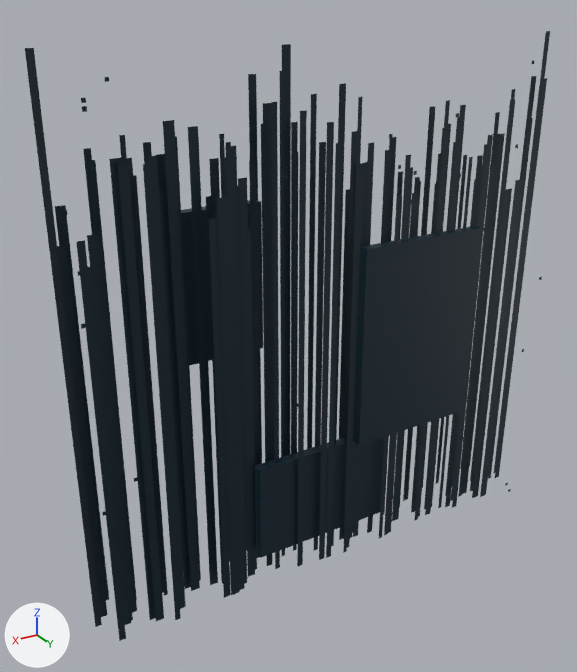
The glTF model netrun/assets/models/env/wall.glb, before and after one commit.
One viewpoint serves both versions: a 50 mm lens placed at (1.57, 2.32, 2.14), pointed at (0.14, -0.06, 0.95). The axes (+X, +Y, +Z) are drawn at lower left. The lights are the same throughout. The older version comes first.

Objects in the first picture: 'slabs', 'wall_accents', 'wall_curtain' and 1 more.
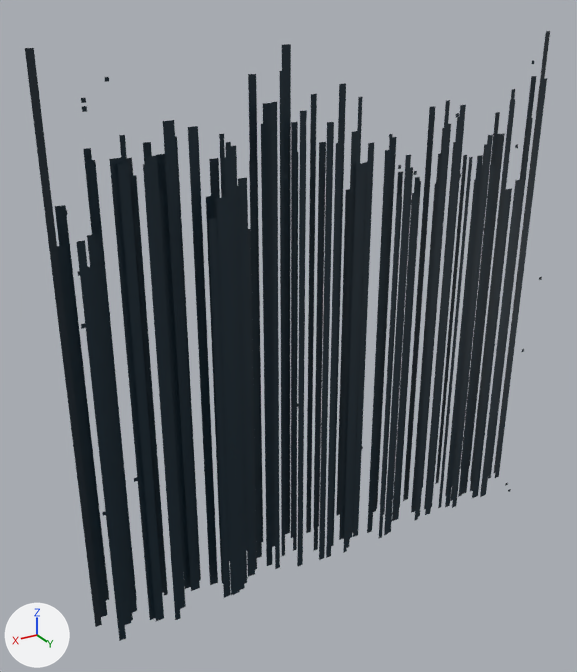
The edits, one by one:
Object 'slabs' (ob_slabs) is deleted.

What differs and where, as boxes (x1, y1, x2, y2) in the pictures (577 x 672 px):
'slabs', deleted
    before: (160, 200, 482, 558)
